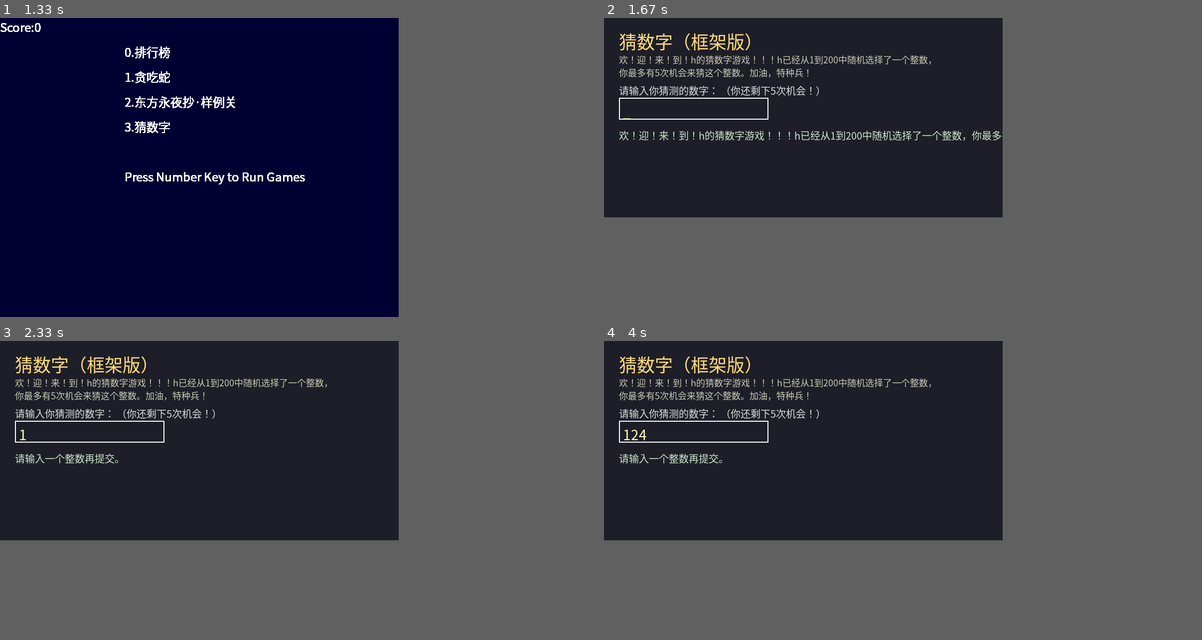
Above: before the commit, frames 1-4 (two rows, left to right).
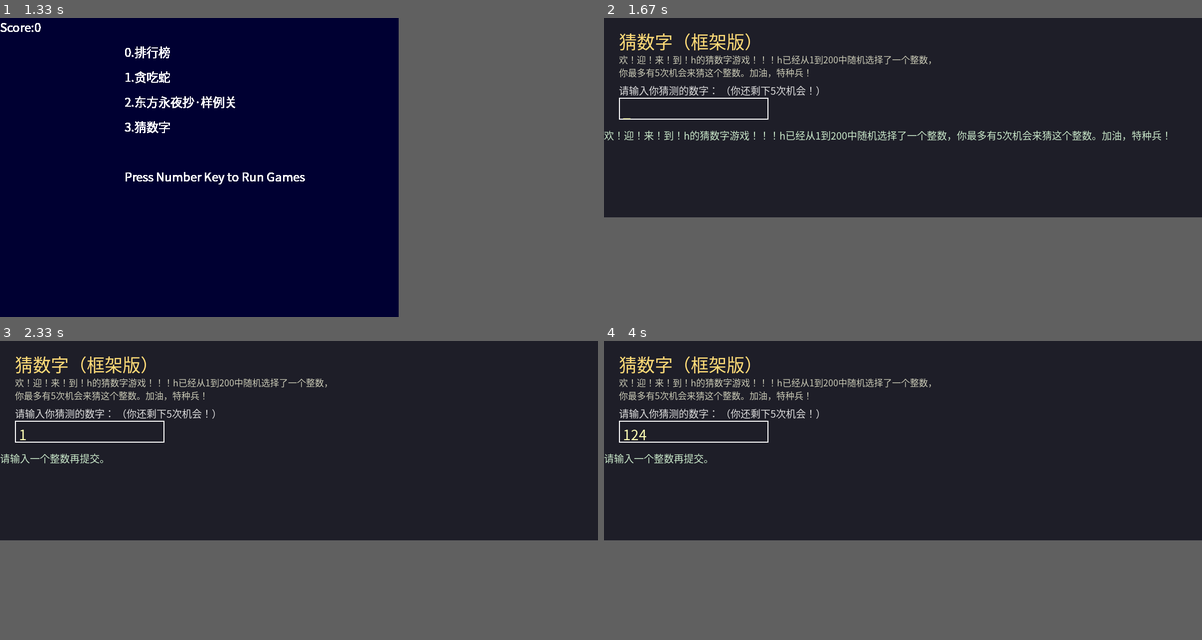
Above: after the commit, the same moments.

Repository: YuanPeixi/PygameHomework1
Game: pygame game, started from launcher.py
The game is run twice, just before and just after one commit, with the same random seed, the same clock (stepped at 60 frames per second) and the same inputs.
Inputs (mouse positions are in pixels of both pictures, inside the frame that each line leads up to):
- Up to frame 1 (1.33 s): type "ann" at 0.33 s; tap Enter at 0.67 s; hold Right from 0.88 s (still down); move the mouse to (328, 158) at 0.92 s
- Up to frame 2 (1.67 s): release Right at 1.35 s; tap 3 at 1.43 s
- Up to frame 3 (2.33 s): tap Enter at 1.77 s; tap 1 at 2.1 s
- Up to frame 4 (4 s): click "猜数字（框架版）" at 2.48 s; hold Right 3.1-3.57 s; move the mouse to (974, 457) at 3.13 s; tap 2 at 3.25 s; hold Left from 3.6 s (still down); move the mouse to (747, 367) at 3.63 s; tap 4 at 3.75 s
In our replay, in frame 2 the window is 800x400 before the commit and 1200x400 after it. These sizes can differ from the game's own. Grey fills any space a smaller window leaves; there, only what the larger window draws over its background counts as a difference.

Frame 1 is identical in both runs. In frame 2, 1.5% of the frame differs, in the area x 0-95%, y 37-41%; in frame 3, 0.4%; in frame 4, 0.4%.

Commit message:
Adjust GuessNumber Window Size

Diff:
--- a/GuessNumber.py
+++ b/GuessNumber.py
@@ -12,7 +12,7 @@
     - self.score 在结束时设置，GameManager 可收集并传入 ScoreManager
     """
 
-    def __init__(self, low=1, high=200, max_attempts=5, width=800, height=400):
+    def __init__(self, low=1, high=200, max_attempts=5, width=1200, height=400):
         super().__init__("猜数字", width, height)
         self.low = low
         self.high = high
@@ -267,7 +267,7 @@
         self.text_out(input_display, (input_box.x + 8, input_box.y + 6), size=28, color=(255,255,180))
 
         # 最近一条消息
-        self.text_out(self.message, (30, 220), size=20, color=(200,230,200))
+        self.text_out(self.message, (0, 220), size=20, color=(200,230,200))
 
         # 历史记录（最多显示最近 6 条）
         hist_y = 260
--- a/rank.xml
+++ b/rank.xml
@@ -1,2 +1,2 @@
 <?xml version='1.0' encoding='utf-8'?>
-<scores><score><name>a</name><date>2025-11-21 22:26</date><p …(386 unchanged characters)… <point>1000</point></score><score><name>a</name><date>2025-11-21 22:59</date><point>470</point></score><score><name>c</name><date>2025-11-20 22:03</date><point>0</point></score><score><name>a</name><date>2025-11-21 22:30</date><point>0</point></score><score><name>a</name><date>2025-11-21 22:30</date><point>0</point></score><score><name>a</name><date>2025-11-21 22:31</date><point>0</point></score><score><name>3</name><date>2025-11-21 22:33</date><point>0</point></score><score><name>a</name><date>2025-11-21 22:57</date><point>0</point></score></scores>
+<scores><score><name>a</name><date>2025-11-21 22:26</date><p …(386 unchanged characters)… <point>1000</point></score><score><name>b</name><date>2025-11-25 18:21</date><point>555</point></score><score><name>a</name><date>2025-11-21 22:59</date><point>470</point></score><score><name>sb</name><date>2025-11-24 09:45</date><point>455</point></score><score><name>c</name><date>2025-11-20 22:03</date><point>0</point></score><score><name>a</name><date>2025-11-21 22:30</date><point>0</point></score><score><name>a</name><date>2025-11-21 22:30</date><point>0</point></score><score><name>a</name><date>2025-11-21 22:31</date><point>0</point></score><score><name>3</name><date>2025-11-21 22:33</date><point>0</point></score><score><name>a</name><date>2025-11-21 22:57</date><point>0</point></score><score><name>aaa</name><date>2025-11-24 11:04</date><point>0</point></score><score><name>1</name><date>2025-11-25 18:20</date><point>0</point></score></scores>
